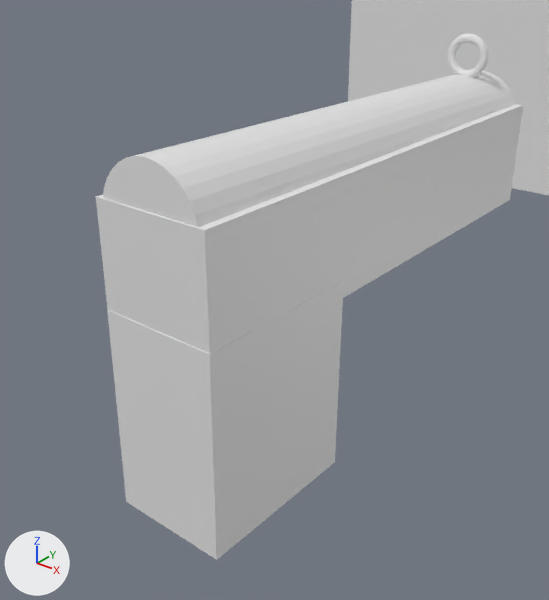
Two versions of the Blender file scenes/chicken.blend, one commit apart.
Rendered twice from a 50 mm camera at (2.59, -6.48, 3.17) aimed at (-0.11, -3.11, 1.08). Every picture has the same lights, and +X, +Y and +Z are marked at lower left.
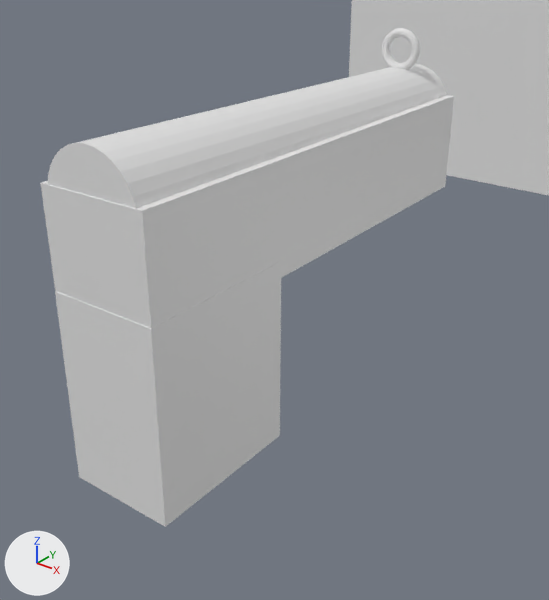
Where the change shows, as pixel boxes [x1, y1, x2, y2] in the pictures (549 x 600 px):
'Gun', moved, turned
    before: [96, 104, 523, 354]
    after: [40, 95, 454, 328]
'Cube.001', moved, turned
    before: [107, 281, 344, 560]
    after: [55, 261, 282, 527]
'Cylinder.002', moved, turned
    before: [103, 71, 515, 227]
    after: [47, 64, 447, 208]
'Torus', moved, turned
    before: [447, 33, 489, 77]
    after: [382, 28, 420, 70]

Patch to the scene script:
```diff
--- a/scenes/chicken.blend.py
+++ b/scenes/chicken.blend.py
@@ ob_gun @@
 ob_gun = bpy.data.objects.new('Gun', me_cube_001)
-ob_gun.location = (0.228, -2.798, 1.733)
-ob_gun.rotation_euler = (0.0, 0.0, -0.0108)  # degrees (0, 0, -0.6)
+ob_gun.location = (-0.222, -2.812, 1.733)
+ob_gun.rotation_euler = (0.0, 0.0, 0.0364)  # degrees (0, 0, 2.1)
 ob_gun.scale = (0.344, 1.59, 0.344)
```
